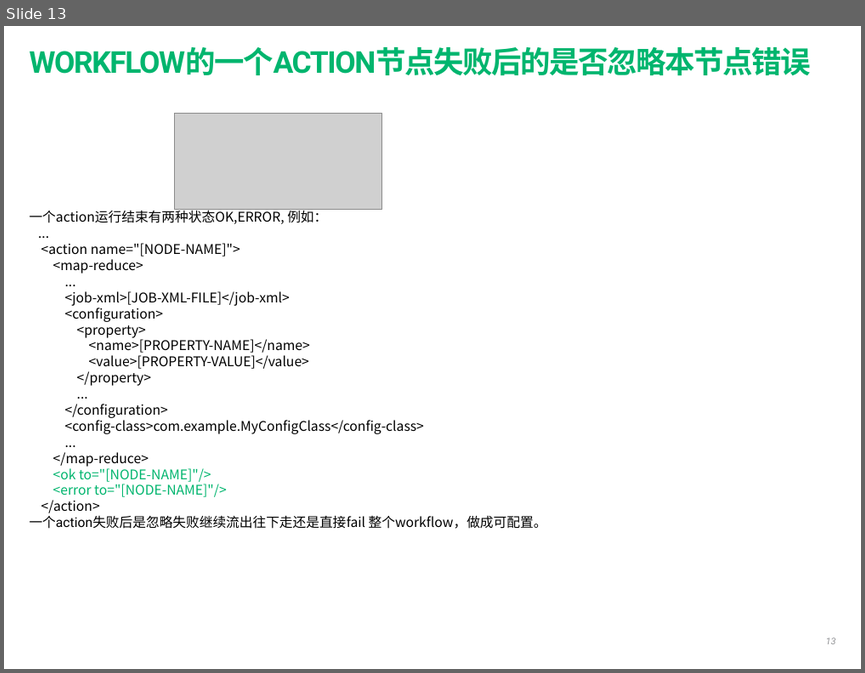
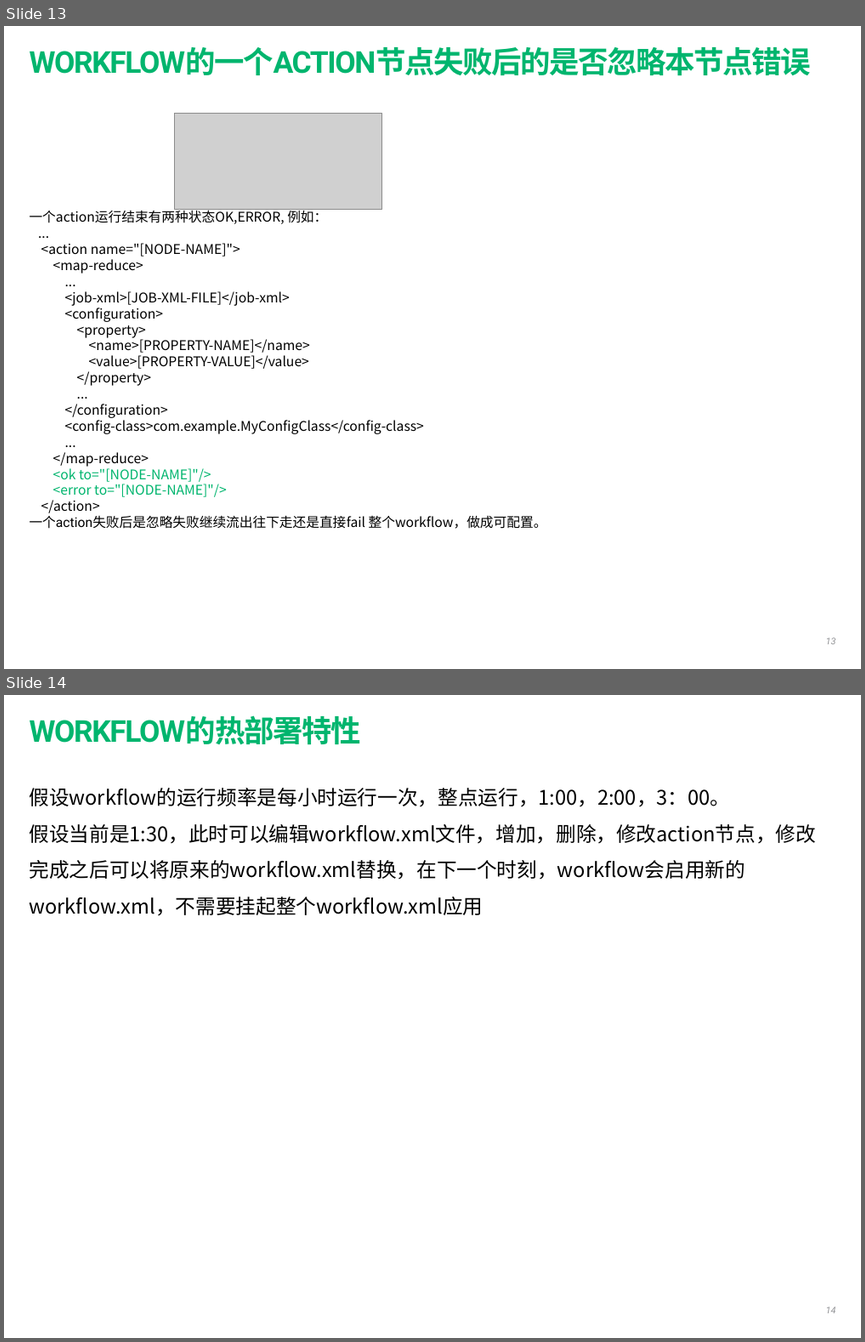
Before and after one commit to shuhuai007/wordcount, a slide deck: oozie-doc/investigate/oozie-feature-summary.pptx. Shown one above the other, each under a label of ours: slide 13 before the commit, slides 13 and 14 after it. The pictures are 865x673 and 865x1342 pixels, drawn with LibreOffice and Linux fonts; fonts in the diff are those of the drawing; grey boxes stand for pictures. Boxes give left, top, right and bottom in pixels: in the first picture for what was removed or moved away, otherwise in the second. Text is boxed around its words. In the diff, an @@ line names an element or a change of style, - is before the commit and + after.

```diff
--- a/oozie-doc/investigate/oozie-feature-summary.pptx
+++ b/oozie-doc/investigate/oozie-feature-summary.pptx
@@ slide 14 added at <box>4,695,861,1338</box>, background #FFFFFF @@
@@ title added at <box>30,715,362,745</box>, 36 pt, text #00B56E, bold @@
+WORKFLOW的热部署特性
@@ text added at <box>30,788,816,916</box>, 24 pt, text #000000 @@
+假设workflow的运行频率是每小时运行一次，整点运行，1:00，2:00，3：00。
+假设当前是1:30，此时可以编辑workflow.xml文件，增加，删除，修改action节点，修改完成之后可以将原来的workflow.xml替换，在下一个时刻，workflow会启用新的workflow.xml，不需要挂起整个workflow.xml应用
@@ page number added at <box>826,1306,836,1313</box>, 11 pt, text #929396, italic @@
+14
```
Also in this commit, not shown: 2 slides changed, 1 other file.
